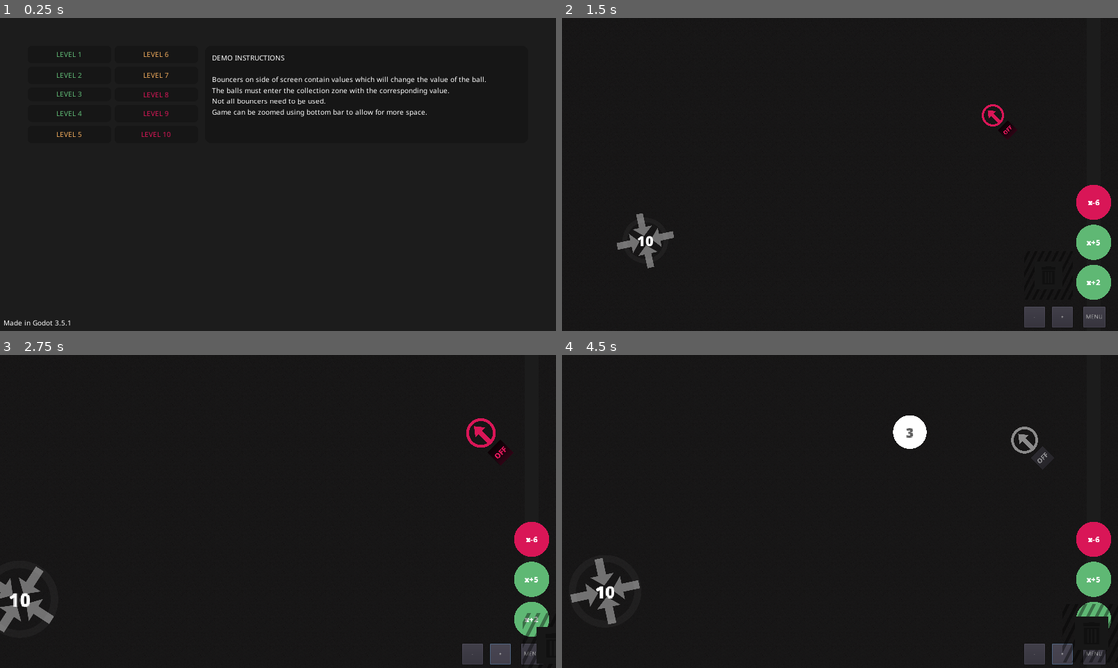
Above: before the commit, frames 1-4 (two rows, left to right).
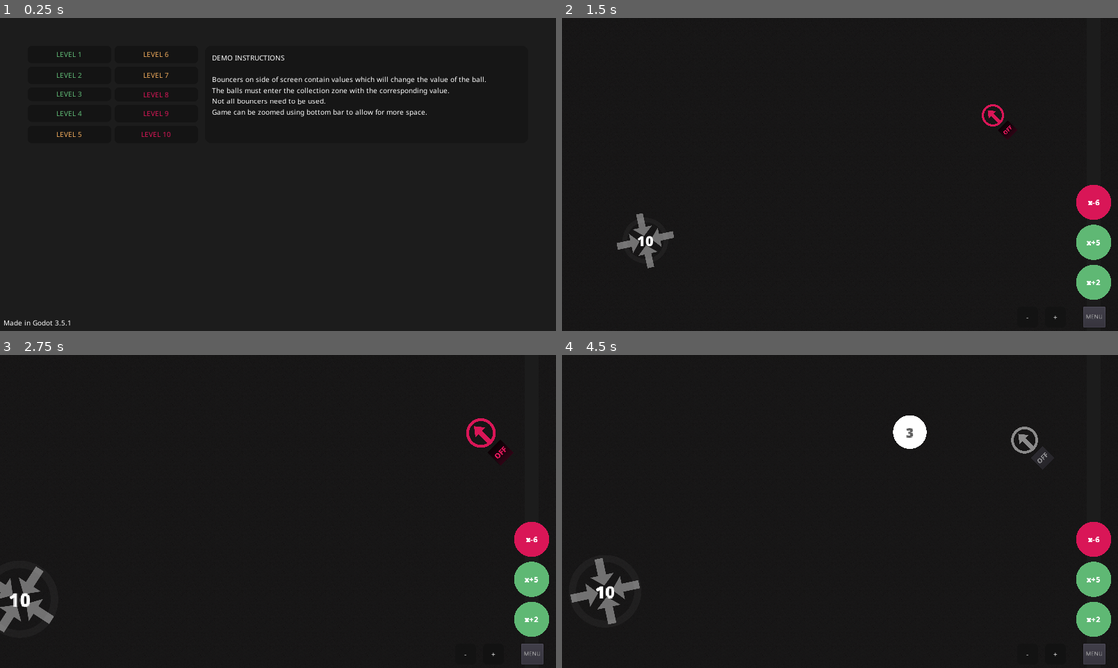
Above: after the commit, the same moments.

Repository: Masonzk/2023TSAVGDSOURCE
Game: Godot game, scene res://Scenes/Menu.tscn
The game is run twice, just before and just after one commit, with the same random seed, the same clock (stepped at 60 frames per second) and the same inputs.
Inputs:
- Up to frame 1 (0.25 s): no input
- Up to frame 2 (1.5 s): click "LEVEL 1" at 0.5 s; click "OFF" at 1.25 s
- Up to frame 3 (2.75 s): click "+" at 2 s
- Up to frame 4 (4.5 s): click "-" at 2.75 s; click "OFF" at 3.5 s; click "+" at 4.25 s

The runs differ from the first frame. In frame 2, 0.5% of the frame differs, in the area x 83-92%, y 92-99%; in frame 3, 0.8%; in frame 4, 1.1%, in the area x 83-99%, y 79-99%.

Commit message:
Removed trash

Diff:
--- a/Code/Bounce.gd
+++ b/Code/Bounce.gd
@@ -71,10 +71,10 @@
 	if Input.is_action_just_released("mouse_left") and held:
 		held = false
 		Globals.holding = false
-		if in_trash:
-			get_parent().get_parent().get_parent().respawn_ball(expression)
-			$AnimationPlayer.play("destroy")
-			queue_free()
+
+	if Input.is_action_just_pressed("mouse_right") and mouse_in and !held:
+		#Spawn trash icon
+		pass
 
 	#Track mouse position
 	if held:
--- a/Scenes/Levels/Base.tscn
+++ b/Scenes/Levels/Base.tscn
@@ -1,15 +1,11 @@
-[gd_scene load_steps=9 format=2]
+[gd_scene load_steps=7 format=2]
 
 [ext_resource path="res://Scenes/Emitter.tscn" type="PackedScene" id=1]
 [ext_resource path="res://Scenes/Chalkboard.tscn" type="PackedScene" id=2]
 [ext_resource path="res://Scenes/Collector.tscn" type="PackedScene" id=3]
 [ext_resource path="res://Code/Level.gd" type="Script" id=4]
 [ext_resource path="res://Scenes/Walls.tscn" type="PackedScene" id=5]
-[ext_resource path="res://Textures/free-trash-icon-347-thumb.png" type="Texture" id=6]
-[ext_resource path="res://Textures/d141efea9db2f0fa9948b1fbf2419d7f.png" type="Texture" id=7]
-
-[sub_resource type="RectangleShape2D" id=1]
-extents = Vector2( 56, 56 )
+[ext_resource path="res://Shaders/main.tres" type="Theme" id=8]
 
 [node name="Base" type="Node2D"]
 script = ExtResource( 4 )
@@ -70,45 +66,20 @@
 text = "MENU"
 
 [node name="ZoomInButton" type="Button" parent="CanvasLayer"]
-margin_left = 1128.0
+margin_left = 1112.0
 margin_top = 664.0
-margin_right = 1176.0
+margin_right = 1160.0
 margin_bottom = 712.0
+theme = ExtResource( 8 )
 text = "+"
 
 [node name="ZoomOutButton" type="Button" parent="CanvasLayer"]
-margin_left = 1064.0
+margin_left = 1048.0
 margin_top = 664.0
-margin_right = 1112.0
+margin_right = 1096.0
 margin_bottom = 712.0
+theme = ExtResource( 8 )
 text = "-"
-
-[node name="Trash" type="StaticBody2D" parent="."]
-position = Vector2( 1120, 592 )
-
-[node name="Area2D" type="Area2D" parent="Trash"]
-
-[node name="CollisionShape2D" type="CollisionShape2D" parent="Trash"]
-shape = SubResource( 1 )
-
-[node name="Polygon2D" type="Polygon2D" parent="Trash"]
-color = Color( 0.0666667, 0.0666667, 0.0666667, 0.392157 )
-texture = ExtResource( 7 )
-texture_offset = Vector2( 75, 75 )
-texture_scale = Vector2( 3, 3 )
-polygon = PoolVector2Array( -56, -56, 56, -56, 56, 56, -56, 56 )
-
-[node name="Polygon2D2" type="Polygon2D" parent="Trash"]
-color = Color( 0.0901961, 0.0901961, 0.0901961, 1 )
-texture_offset = Vector2( 75, 75 )
-texture_scale = Vector2( 3, 3 )
-polygon = PoolVector2Array( -32, -32, 32, -32, 32, 32, -32, 32 )
-
-[node name="Sprite" type="Sprite" parent="Trash"]
-modulate = Color( 1, 1, 1, 0.301961 )
-position = Vector2( 9.53674e-07, 2.47955e-05 )
-scale = Vector2( 0.0937498, 0.09375 )
-texture = ExtResource( 6 )
 
 [connection signal="pressed" from="CanvasLayer/Button" to="." method="_on_Button_pressed"]
 [connection signal="pressed" from="CanvasLayer/ZoomInButton" to="." method="_on_ZoomInButton_pressed"]
--- a/Shaders/main.tres
+++ b/Shaders/main.tres
@@ -3,7 +3,7 @@
 [ext_resource path="res://NotoSans-Regular.ttf" type="DynamicFontData" id=1]
 
 [sub_resource type="StyleBoxFlat" id=2]
-bg_color = Color( 0.0823529, 0.0823529, 0.0823529, 0.784314 )
+bg_color = Color( 0.0705882, 0.0705882, 0.0705882, 0.784314 )
 corner_radius_top_left = 10
 corner_radius_top_right = 10
 corner_radius_bottom_right = 10
